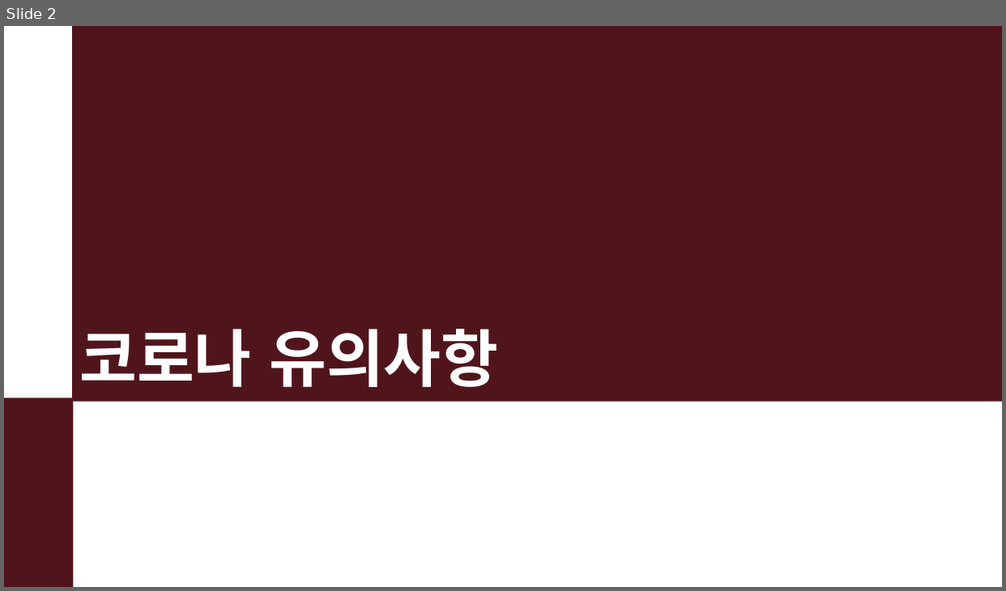
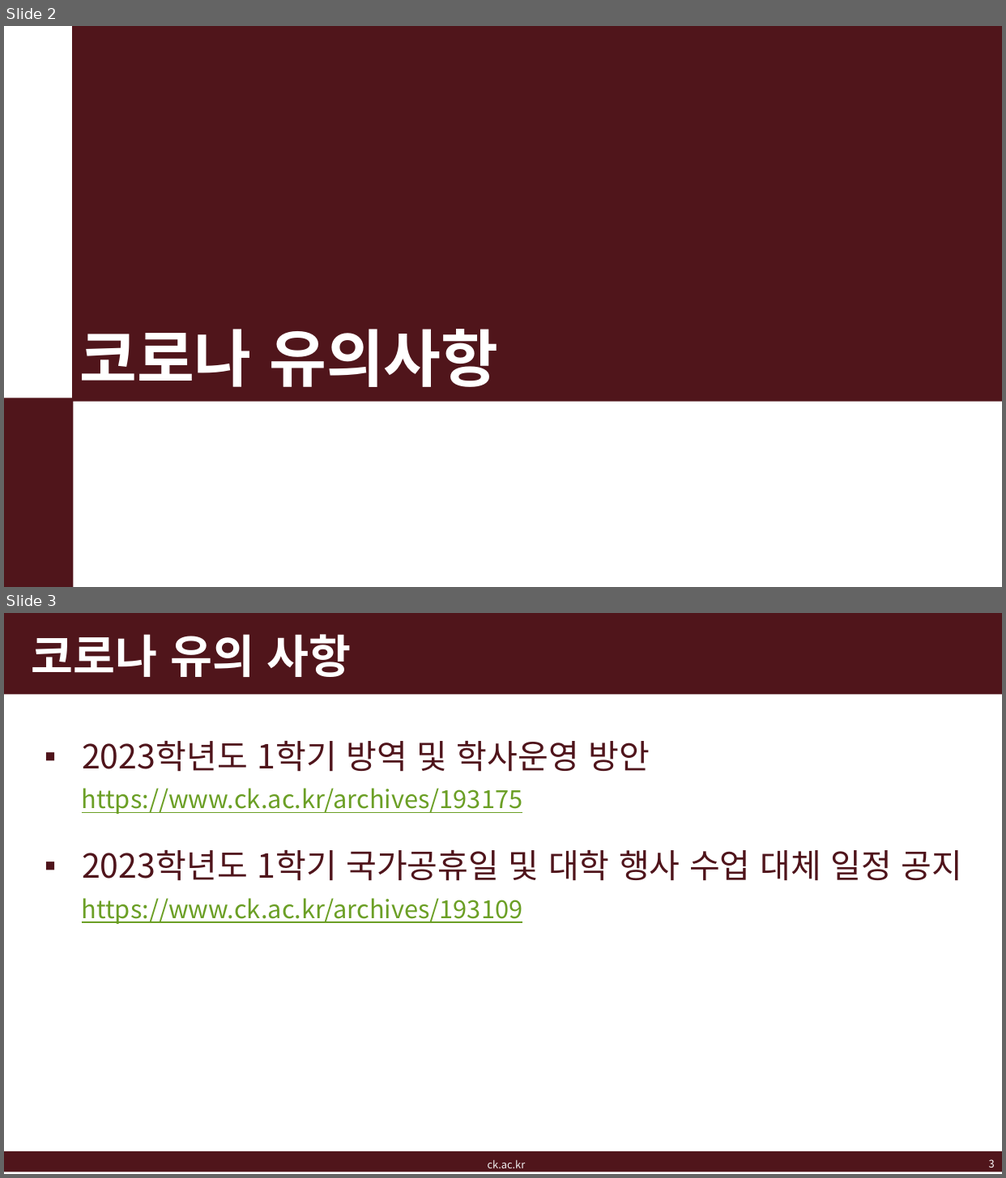
Before and after one commit to kj-ban/intermediate-game-engine-programming, a slide deck: doc/게임엔진프로그래밍응용_7주차.pptx. Shown one above the other, each under a label of ours: slide 2 before the commit, slides 2 and 3 after it. The pictures are 1006x591 and 1006x1178 pixels, drawn with LibreOffice and Linux fonts; fonts in the diff are those of the drawing; background and template pictures are left out. Boxes give left, top, right and bottom in pixels: in the first picture for what was removed or moved away, otherwise in the second. Text is boxed around its words. In the diff, an @@ line names an element or a change of style, - is before the commit and + after.

```diff
--- a/doc/게임엔진프로그래밍응용_7주차.pptx
+++ b/doc/게임엔진프로그래밍응용_7주차.pptx
@@ slide 3 added at (4,613,1002,1174), background #FFFFFF @@
@@ rectangle added at (4,613,1002,695), fill #50141B @@
@@ title added at (32,634,351,677), 44 pt, text #FFFFFF, bold @@
+코로나 유의 사항
@@ text added at (82,741,962,924), 24 pt, text #6B9F25, underline @@
+▪ 2023학년도 1학기 방역 및 학사운영 방안
+https://www.ck.ac.kr/archives/193175
+▪ 2023학년도 1학기 국가공휴일 및 대학 행사 수업 대체 일정 공지
+https://www.ck.ac.kr/archives/193109
@@ rectangle added at (4,1152,1002,1173), fill #50141B @@
@@ text added at (488,1161,526,1169), 10 pt, text #F2F2F2 @@
+ck.ac.kr
@@ page number added at (989,1160,995,1168), 10 pt, text #FFFFFF @@
+3
```
Also in this commit, not shown: 5 slides changed, 40 other slides added, 4 slides removed, 48 other files.
